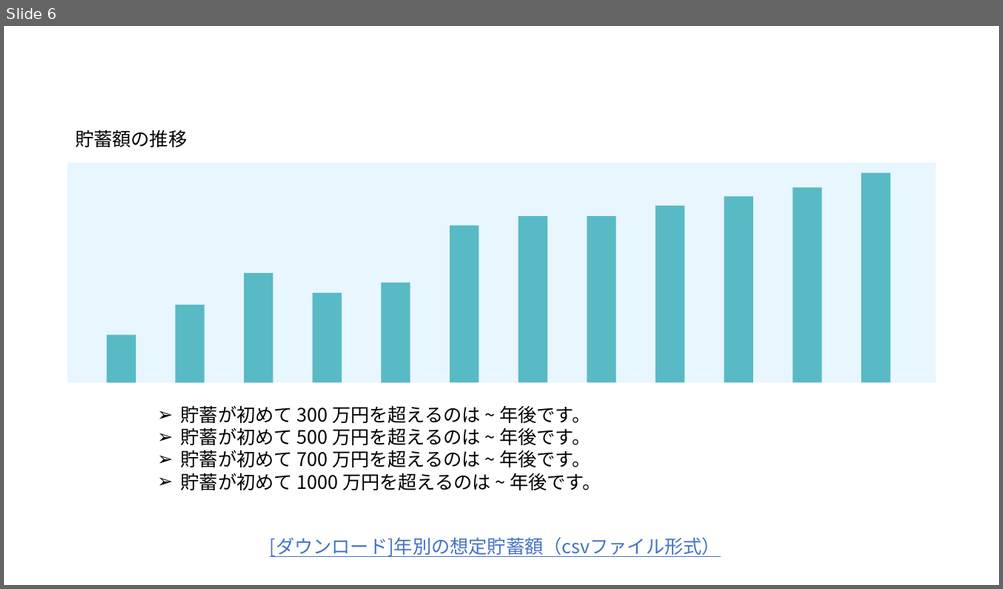
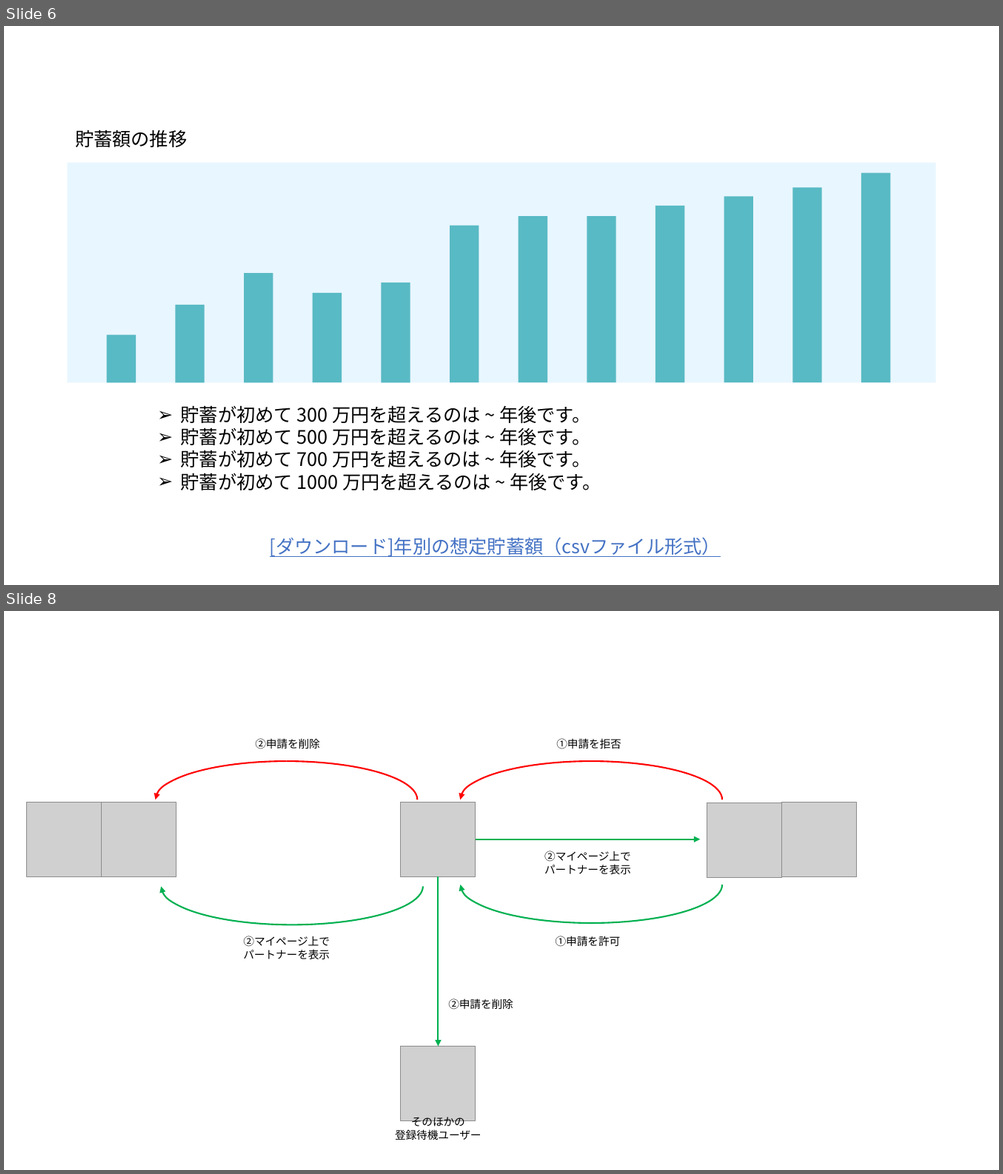
Before and after one commit to kinutaISE/FutureDesign, a slide deck: design/画面デザイン構想.pptx. Shown one above the other, each under a label of ours: slide 6 before the commit, slides 6 and 8 after it; the slides between them are not shown. The pictures are 1003x589 and 1003x1174 pixels, drawn with LibreOffice and Linux fonts; fonts in the diff are those of the drawing; grey boxes stand for pictures; background and template pictures are left out. Boxes give left, top, right and bottom in pixels: in the first picture for what was removed or moved away, otherwise in the second. Text is boxed around its words. In the diff, an @@ line names an element or a change of style, - is before the commit and + after.

```diff
--- a/design/画面デザイン構想.pptx
+++ b/design/画面デザイン構想.pptx
@@ slide 8 added at [4,611,999,1170], background #FFFFFF @@
@@ group added at [27,738,856,1141]: 8 arc (boxed as its full ellipse)s, 7 texts, 6 pictures, 2 arrows @@
+①申請を拒否
+①申請を許可
+②マイページ上で
+パートナーを表示
+②マイページ上でパートナーを表示
+②申請を削除
+そのほかの
+登録待機ユーザー
+②申請を削除
```
Also in this commit, not shown: 2 other slides added, 5 other files.
